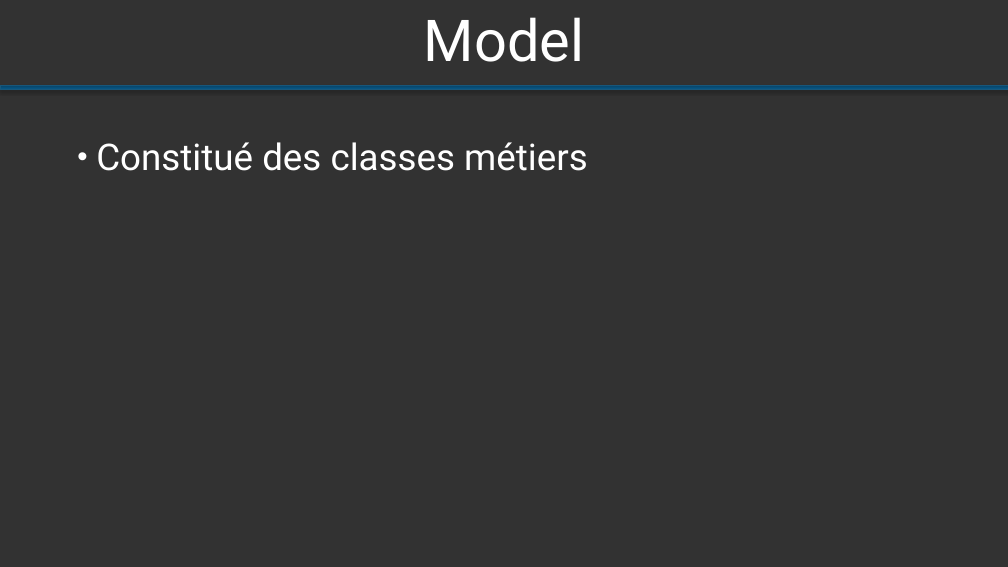
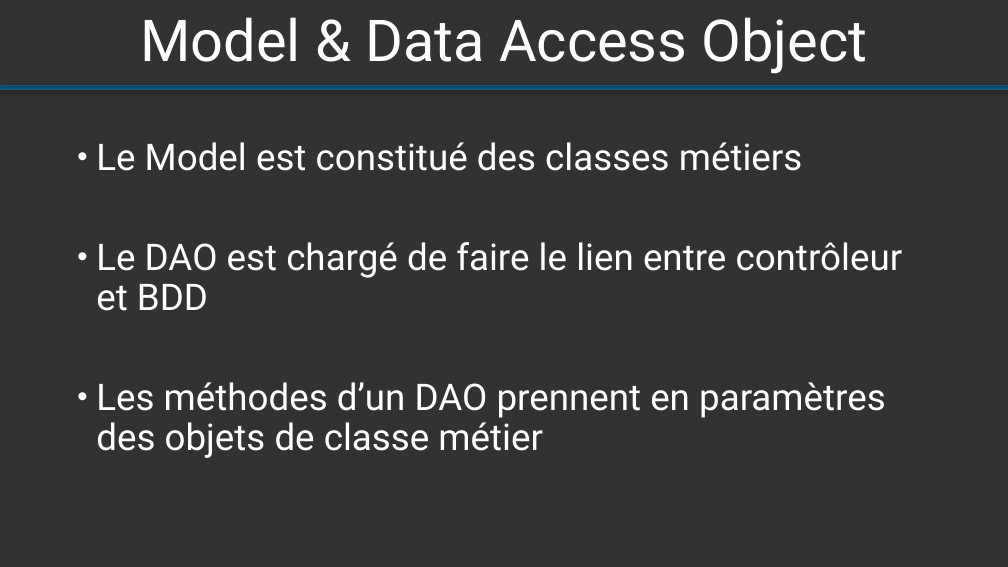
Before and after one commit to Altrue/archi, a slide deck: slide 6 of bazard/Présentation ODIARD PASINI.pptx. Drawn at 1008x567 pixels with LibreOffice and Linux fonts; fonts in the diff are those of the drawing. Boxes give left, top, right and bottom in pixels: in the first picture for what was removed or moved away, otherwise in the second. Text is boxed around its words. In the diff, an @@ line names an element or a change of style, - is before the commit and + after.

```diff
--- a/bazard/Présentation ODIARD PASINI.pptx
+++ b/bazard/Présentation ODIARD PASINI.pptx
@@ title at (x1=141, y1=17, x2=868, y2=74): text changed; text colour #FCFCFC to #FFFFFF @@
-Model
+Model & Data Access Object
@@ text at (x1=96, y1=142, x2=903, y2=458): text changed; text colour #FCFCFC to #FFFFFF @@
-• Constitué des classes métiers
+• Le Model est constitué des classes métiers
+• Le DAO est chargé de faire le lien entre contrôleur et BDD
+• Les méthodes d’un DAO prennent en paramètres des objets de classe métier
```
Also in this commit, not shown: 10 other slides changed, 1 slide removed.
